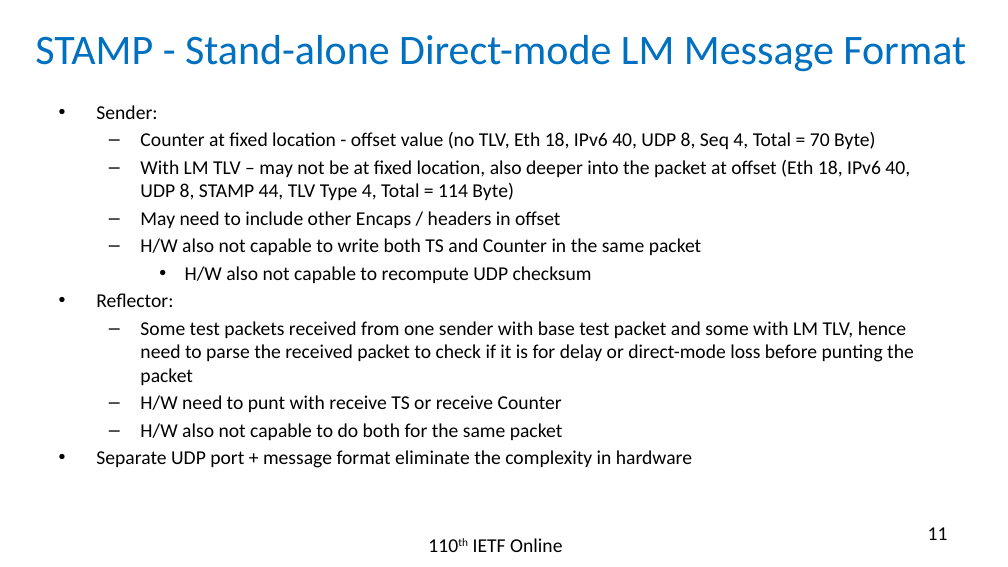
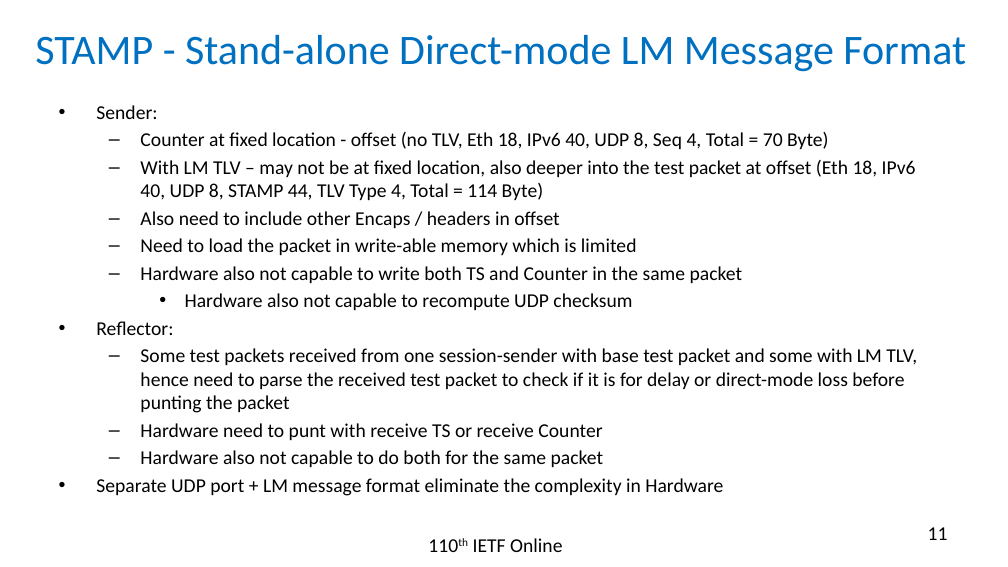
Before and after one commit to rakgandhi/ietf-slides, a slide deck: slide 11 of draft-gandhi-ippm-stamp-srpm-01.pptx. Drawn at 1008x567 pixels with LibreOffice and Linux fonts; fonts in the diff are those of the drawing. Boxes give left, top, right and bottom in pixels: in the first picture for what was removed or moved away, otherwise in the second. Text is boxed around its words. In the diff, an @@ line names an element or a change of style, - is before the commit and + after.

```diff
--- a/draft-gandhi-ippm-stamp-srpm-01.pptx
+++ b/draft-gandhi-ippm-stamp-srpm-01.pptx
@@ text at bbox=[140, 132, 916, 310]: text changed @@
-  – Counter at fixed location - offset value (no TLV, Eth 18, IPv6 40, UDP 8, Seq 4, Total = 70 Byte)
-  – With LM TLV – may not be at fixed location, also deeper into the packet at offset (Eth 18, IPv6 40, UDP 8, STAMP 44, TLV Type 4, Total = 114 Byte)
-  – May need to include other Encaps / headers in offset
-  – H/W also not capable to write both TS and Counter in the same packet
-    • H/W also not capable to recompute UDP checksum
+  – Counter at fixed location - offset (no TLV, Eth 18, IPv6 40, UDP 8, Seq 4, Total = 70 Byte)
+  – With LM TLV – may not be at fixed location, also deeper into the test packet at offset (Eth 18, IPv6 40, UDP 8, STAMP 44, TLV Type 4, Total = 114 Byte)
+  – Also need to include other Encaps / headers in offset
+  – Need to load the packet in write-able memory which is limited
+  – Hardware also not capable to write both TS and Counter in the same packet
+    • Hardware also not capable to recompute UDP checksum
@@ text at bbox=[96, 348, 917, 496]: text changed @@
-  – Some test packets received from one sender with base test packet and some with LM TLV, hence need to parse the received packet to check if it is for delay or direct-mode loss before punting the packet
-  – H/W need to punt with receive TS or receive Counter
-  – H/W also not capable to do both for the same packet
-• Separate UDP port + message format eliminate the complexity in hardware
+  – Some test packets received from one session-sender with base test packet and some with LM TLV, hence need to parse the received test packet to check if it is for delay or direct-mode loss before punting the packet
+  – Hardware need to punt with receive TS or receive Counter
+  – Hardware also not capable to do both for the same packet
+• Separate UDP port + LM message format eliminate the complexity in Hardware
```
Also in this commit, not shown: 5 other slides changed, 1 other file.
